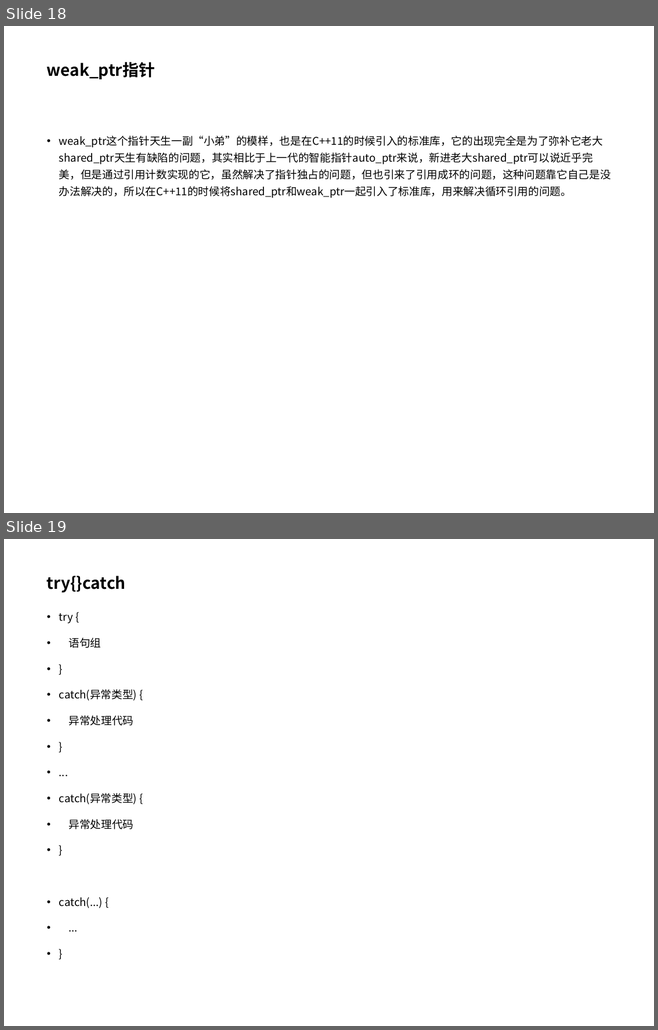
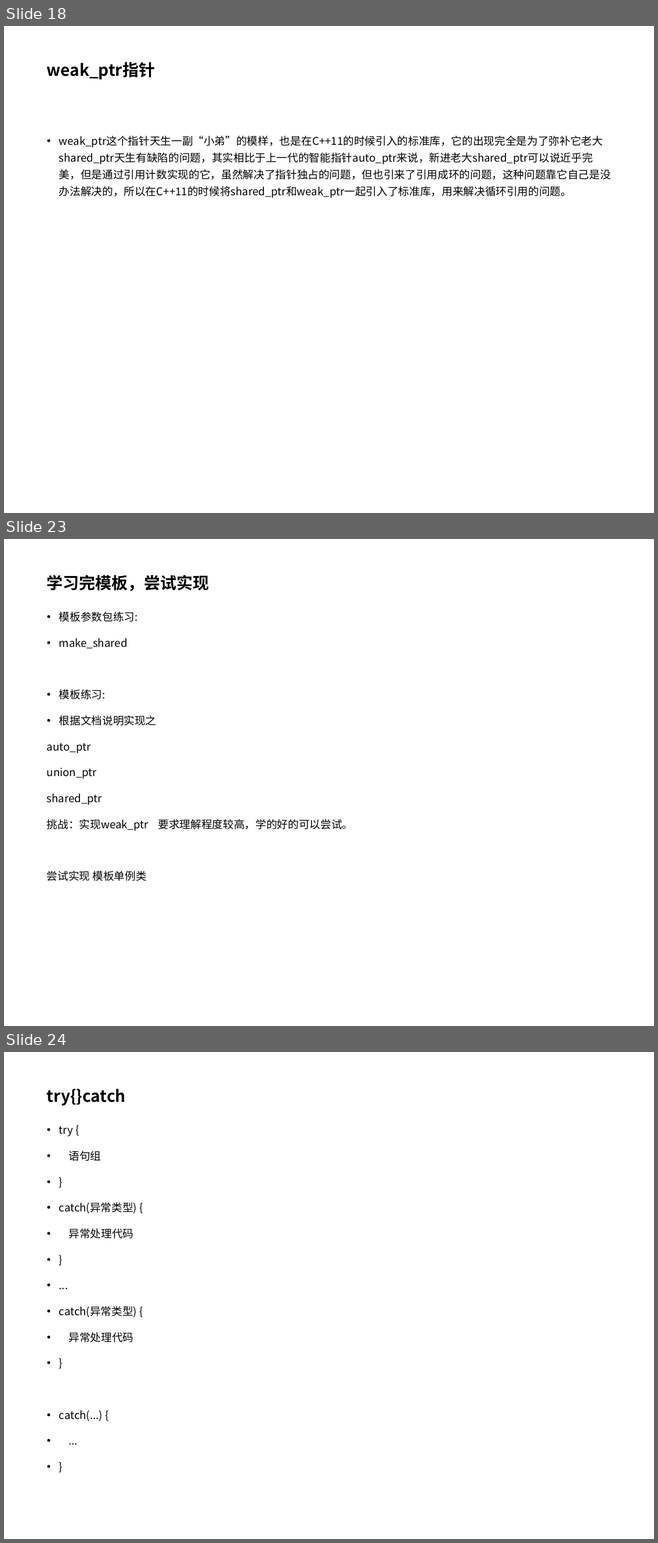
Before and after one commit to pointer1618/projects, a slide deck: lan7/c++11特性.ppt. Shown one above the other, each under a label of ours: slides 18 and 19 before the commit, slides 18, 23 and 24 after it; the slides between them are not shown. The pictures are 658x1030 and 658x1543 pixels, drawn with LibreOffice and Linux fonts; fonts in the diff are those of the drawing; background and template pictures are left out. Boxes give left, top, right and bottom in pixels: in the first picture for what was removed or moved away, otherwise in the second. Text is boxed around its words. In the diff, an @@ line names an element or a change of style, - is before the commit and + after.

```diff
--- a/lan7/c++11特性.ppt
+++ b/lan7/c++11特性.ppt
@@ slide 23 added at box(4, 539, 654, 1026), background #FFFFFF @@
@@ title added at box(47, 575, 209, 591), 18 pt, text #000000, bold @@
+学习完模板，尝试实现
@@ text added at box(47, 611, 353, 881), 12 pt, text #000000 @@
+• 模板参数包练习:
+• make_shared
+• 模板练习:
+• 根据文档说明实现之
+auto_ptr
+union_ptr
+shared_ptr
+挑战：实现weak_ptr 要求理解程度较高，学的好的可以尝试。
+尝试实现 模板单例类
@@ what was slide 19 is now slide 24 @@
```
Also in this commit, not shown: 1 slide changed, 6 other slides added, 1 slide removed.
